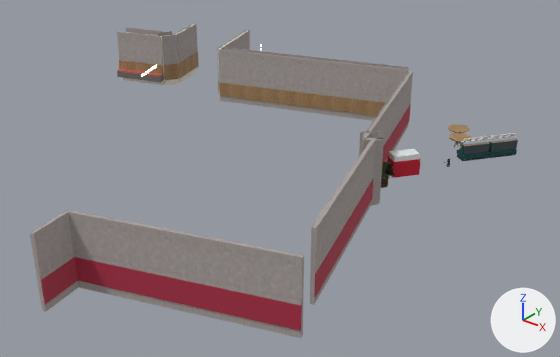
Two versions of the glTF model demo/data/mt30/000.glb, one commit apart.
Rendered twice from a 50 mm lens placed at (60.7, -57.2, 18.9), pointed at (35.3, -25.5, -0.8). The lights are fixed; the arrows at lower right show +X, +Y and +Z. The first picture is the older version. Where no turn or scale is listed for an object, it has been applied to the vertices.

Before the edit, the objects in view are built like this:
```python
me_cube_067 = bpy.data.meshes.new('Cube.067')
me_cube_067.from_pydata(...)  # 8 vertices, 12 faces; spans x -6.3..6.3, y -2.1..2.1, z -0.5..0.5
me_cube_067.materials.append(mat_cc0_oak_veneer_01_1_003)
me_cube_068 = bpy.data.meshes.new('Cube.068')
me_cube_068.from_pydata(...)  # 8 vertices, 12 faces; spans x -6.3..6.3, y -2.1..2.1, z -1.2..1.2
me_cube_068.materials.append(mat_cc0_painted_plaster_wall_1_022)
me_mbf_w76_001 = bpy.data.meshes.new('mbf_w76.001')
me_mbf_w76_001.from_pydata(...)  # 8 vertices, 12 faces; spans x -6.33..6.33, y -2.18..2.18, z -1.88..1.88
me_mbf_w76_001.materials.append(mat_cc0_painted_plaster_wall_1_022)
ob_n00004 = bpy.data.objects.new('n00004', me_mbf_w76_001)
ob_n00004.location = (30.72, -16.56, 1.47)
ob_n00050 = bpy.data.objects.new('n00050', me_cube_067)
ob_n00050.location = (30.77, -16.68, 0.5)
ob_n00051 = bpy.data.objects.new('n00051', me_cube_068)
ob_n00051.location = (30.77, -16.67, 2.2)
# also in view: 'n00022' at (43.2, -30.2, 2.3); 'n00046' at (17.1, -19.5, 2.3); 'n00025' at (36.0, -41.2, 0.6); 'n00036' at (39.4, -20.2, 2.3); 'n00009' at (41.7, -25.4, 1.5)
```
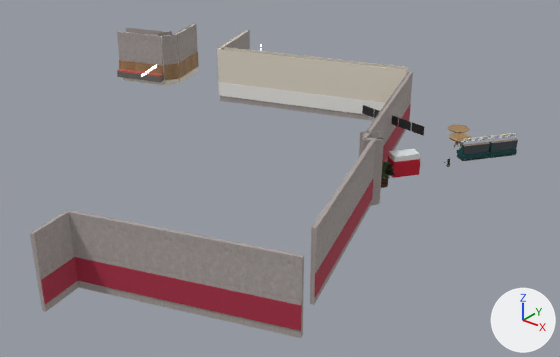
Edits to the bpy script that builds the scene:
```text
Add mat_rr_del_cream:
    mat_rr_del_cream = principled_material('rr_del_cream')
    mat_rr_del_cream.base_color = (0.8, 0.735, 0.62)  # pale yellow #e7dfce
    mat_rr_del_cream.roughness = 0.6
Add mat_r9zi_frame_bronze:
    mat_r9zi_frame_bronze = principled_material('r9zi_frame_bronze')
    mat_r9zi_frame_bronze.base_color = (0.02, 0.02, 0.02)  # black #272727
    mat_r9zi_frame_bronze.roughness = 0.4
Change me_cube_067:
    where me_cube_067.from_pydata(...)  # 8 vertices, 12 faces; spans x -6.3..6.3, y -2.1..2.1, z -0.5..0.5
    remove me_cube_067.materials.append(mat_cc0_oak_veneer_01_1_003)
    add me_cube_067.materials.append(mat_int_donut_white)  # white #f4f2ee
Change me_cube_068:
    where me_cube_068.from_pydata(...)  # 8 vertices, 12 faces; spans x -6.3..6.3, y -2.1..2.1, z -1.2..1.2
    remove me_cube_068.materials.append(mat_cc0_painted_plaster_wall_1_022)
    add me_cube_068.materials.append(mat_rr_del_cream)  # pale yellow #e7dfce
Add me_r9zk_illy_screenframe4_001:
    me_r9zk_illy_screenframe4_001.from_pydata([(-0.437, 0.053, -0.27), (-0.437, 0.053, 0.27), (-0.431, 0.092, 0.27), (-0.431, 0.092, -0.27), (0.437, -0.053, 0.27), (0.437, -0.053, -0.27), (0.431, -0.092, 0.27), (0.431, -0.092, -0.27)], [], [(0, 1, 2), (0, 2, 3), (3, 2, 4), (3, 4, 5), (5, 4, 6), (5, 6, 7), (7, 6, 1), (7, 1, 0), (3, 5, 7), (3, 7, 0), (4, 2, 1), (4, 1, 6)])
    me_r9zk_illy_screenframe4_001.materials.append(mat_r9zi_frame_bronze)  # black #272727
Add ob_n00418:
    ob_n00418 = bpy.data.objects.new('n00418', me_r9zk_illy_screenframe4_001)
    ob_n00418.location = (41.19, -20.24, 2.15)
Add ob_n00416:
    ob_n00416 = bpy.data.objects.new('n00416', me_r9zk_illy_screenframe4_001.copy())
    ob_n00416.location = (40.26, -20.09, 2.15)
Add ob_n00414:
    ob_n00414 = bpy.data.objects.new('n00414', me_r9zk_illy_screenframe4_001.copy())
    ob_n00414.location = (39.32, -19.93, 2.15)
Add ob_n00410:
    ob_n00410 = bpy.data.objects.new('n00410', me_r9zk_illy_screenframe4_001.copy())
    ob_n00410.location = (37.45, -19.62, 2.15)
```

Boxes [x1, y1, x2, y2] around the edits, measured in the pictures (560 x 357 px):
'n00051', recoloured (lighter)
    both: [218, 49, 407, 103]
'n00050', recoloured (lighter)
    both: [219, 82, 385, 114]
'n00418', added
    after: [411, 122, 424, 136]
'n00416', added
    after: [398, 118, 411, 131]
'n00410', added
    after: [362, 105, 374, 117]
'n00414', added
    after: [392, 115, 399, 126]
